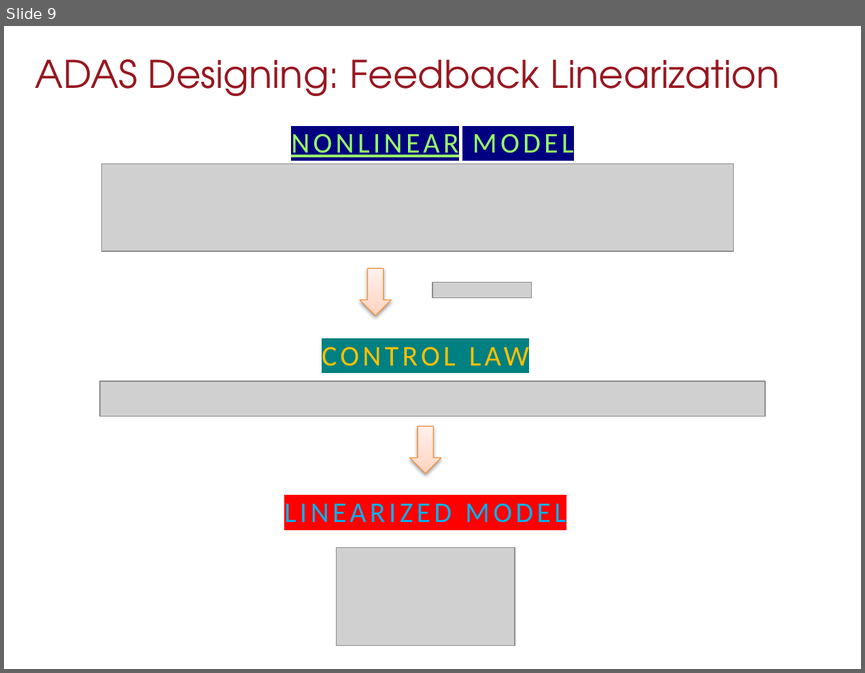
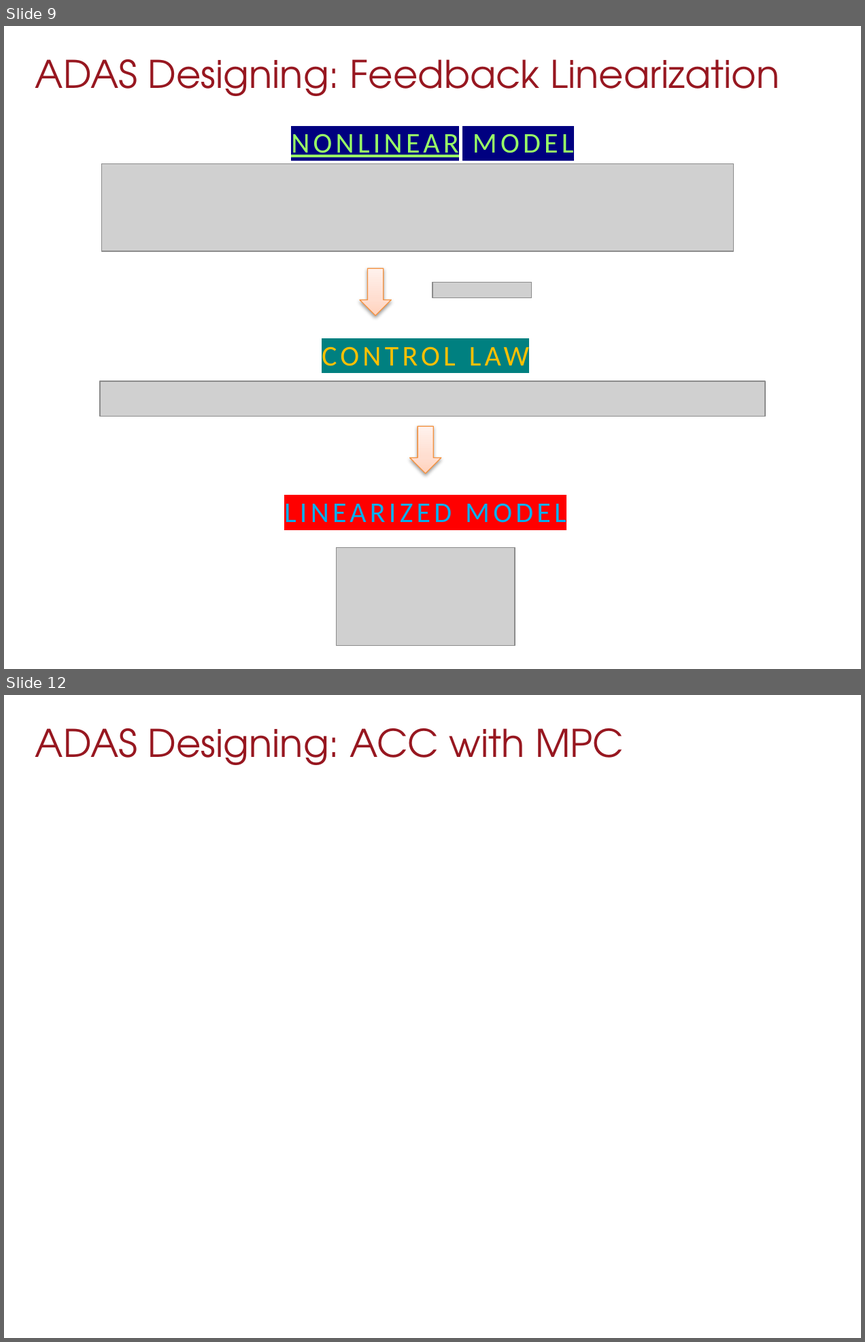
Before and after one commit to Arciro/CSAGV-project, a slide deck: Presentation.pptx. Shown one above the other, each under a label of ours: slide 9 before the commit, slides 9 and 12 after it; the slides between them are not shown. The pictures are 865x673 and 865x1342 pixels, drawn with LibreOffice and Linux fonts; fonts in the diff are those of the drawing; grey boxes stand for pictures. Boxes give left, top, right and bottom in pixels: in the first picture for what was removed or moved away, otherwise in the second. Text is boxed around its words. In the diff, an @@ line names an element or a change of style, - is before the commit and + after.

Commit message:
pid_adas finished

```diff
--- a/Presentation.pptx
+++ b/Presentation.pptx
@@ slide 12 added at <box>4,695,861,1338</box>, background #FFFFFF @@
@@ text added at <box>35,728,623,765</box>, 32 pt, text #971720 @@
+ADAS Designing: ACC with MPC
```
Also in this commit, not shown: 1 slide changed, 1 other slide added, 1 slide removed, 6 other files.
